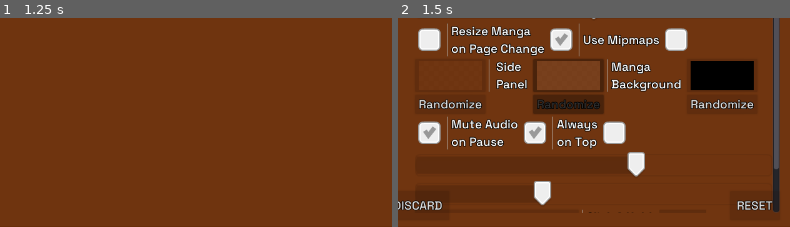
Above: before the commit, frames 1-2 (left to right).
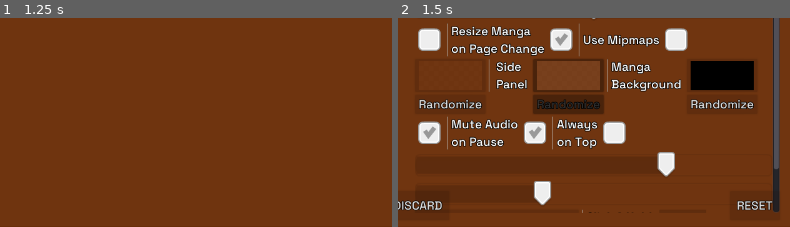
Above: after the commit, the same moments.

Repository: MrPoblin/Sound-Manga-Reader-Godot
Game: Godot game, scene res://Scenes/UI/Main.tscn
Two runs of this game, one before a commit and one after it. Both use one fixed random seed, a clock stepped at 60 frames per second and the inputs below. The engine's default icon, where the game draws it, is replaced by a stand-in: a white triangle on a blue panel in a dark square.
Inputs:
- Up to frame 1 (1.25 s): click "Manga" at 0.5 s
- Up to frame 2 (1.5 s): click "Settings" at 1.25 s
The pictures show only the part of the screen within x 50-100%, y 49-99%; the shares and areas given below are measured in that part.

Frame 1 is identical in both runs. In frame 2, 0.9% of the frame differs, in the area x 58-71%, y 64-77%.

Commit message:
Update Settings.tscn

Diff:
--- a/Scenes/UI/Settings.tscn
+++ b/Scenes/UI/Settings.tscn
@@ -418,7 +418,7 @@
 margin_bottom = 309.0
 mouse_default_cursor_shape = 10
 size_flags_vertical = 1
-max_value = 80.0
+max_value = 70.0
 value = 50.0
 
 [node name="l_zoom" type="Label" parent="set/SettingScroll/SettingGrid"]
@@ -497,6 +497,7 @@
 anchor_top = 0.92
 anchor_right = 0.98
 anchor_bottom = 0.995
+mouse_filter = 2
 columns = 4
 
 [node name="SettingSave" type="Button" parent="set/SettEndGrid"]
